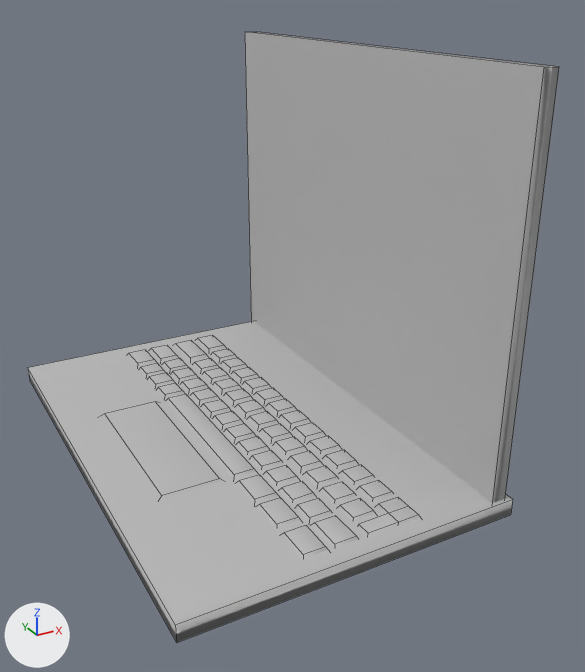
Before and after pictures for a commit that changed the FBX model VANHASSEL_CLARA/MESHES/SM_PC.fbx.
Before and after are seen from a 50 mm camera at (-0.294, -0.658, 0.24) aimed at (0.039, -0.053, -0.062). Arrows for +X, +Y and +Z are at lower left; the lights stay in place. Mesh edges are drawn as thin lines. Where no turn or scale is listed for an object, it has been applied to the vertices. Vertices at the same position are counted once.

The first picture shows 'SM_PC'.
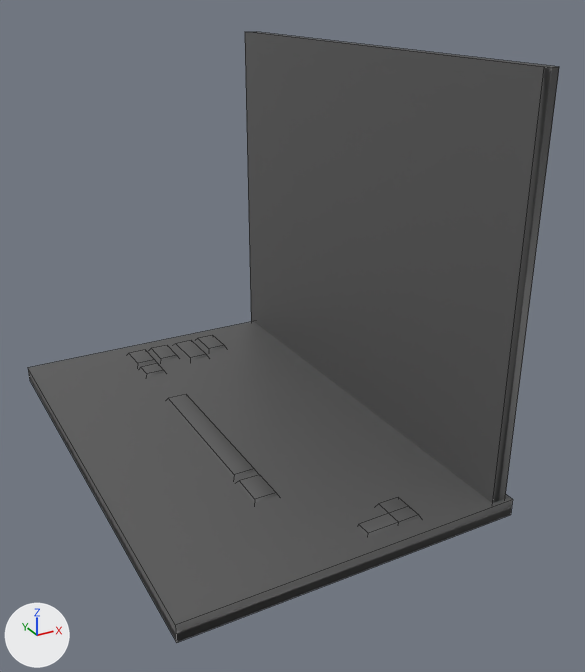
What differs and where, as boxes (x1, y1, x2, y2) in the pictures (585 x 672 px):
part 1 of me_mesh, deleted: before (102, 349, 393, 558)
part 2 of me_mesh, recoloured: (28, 32, 559, 642) in both

Patch to the scene script:
```diff
--- a/VANHASSEL_CLARA/MESHES/SM_PC.fbx.py
+++ b/VANHASSEL_CLARA/MESHES/SM_PC.fbx.py
@@ mat_t_bedroom_props_01 @@
+mat_t_bedroom_props_01 = principled_material('T_Bedroom_Props_01')
+mat_t_bedroom_props_01.base_color = (0.101, 0.101, 0.101)  # dark grey #595959
@@ me_mesh @@
 # used by ob_sm_pc; location = (0.0, 0.0, 0.0)
-me_mesh.from_pydata(...)  # 424 vertices, 320 faces; spans x -0.155..0.155, y -0.237..0.237, z -0.186..0.186
+me_mesh.from_pydata(...)  # 88 vertices, 68 faces; spans x -0.155..0.155, y -0.237..0.237, z -0.186..0.186
+# me_mesh part 1: 42 loose pieces with 336 vertices, spanning x -0.117..0.071, y -0.22..0.167, z -0.173..-0.168, are deleted
+# me_mesh part 2: 68 faces spanning x -0.155..0.155, y -0.237..0.237, z -0.186..0.186 switch from mat_texture (grey #bcbcbc) to mat_t_bedroom_props_01 (dark grey #5a5a5a)
```
